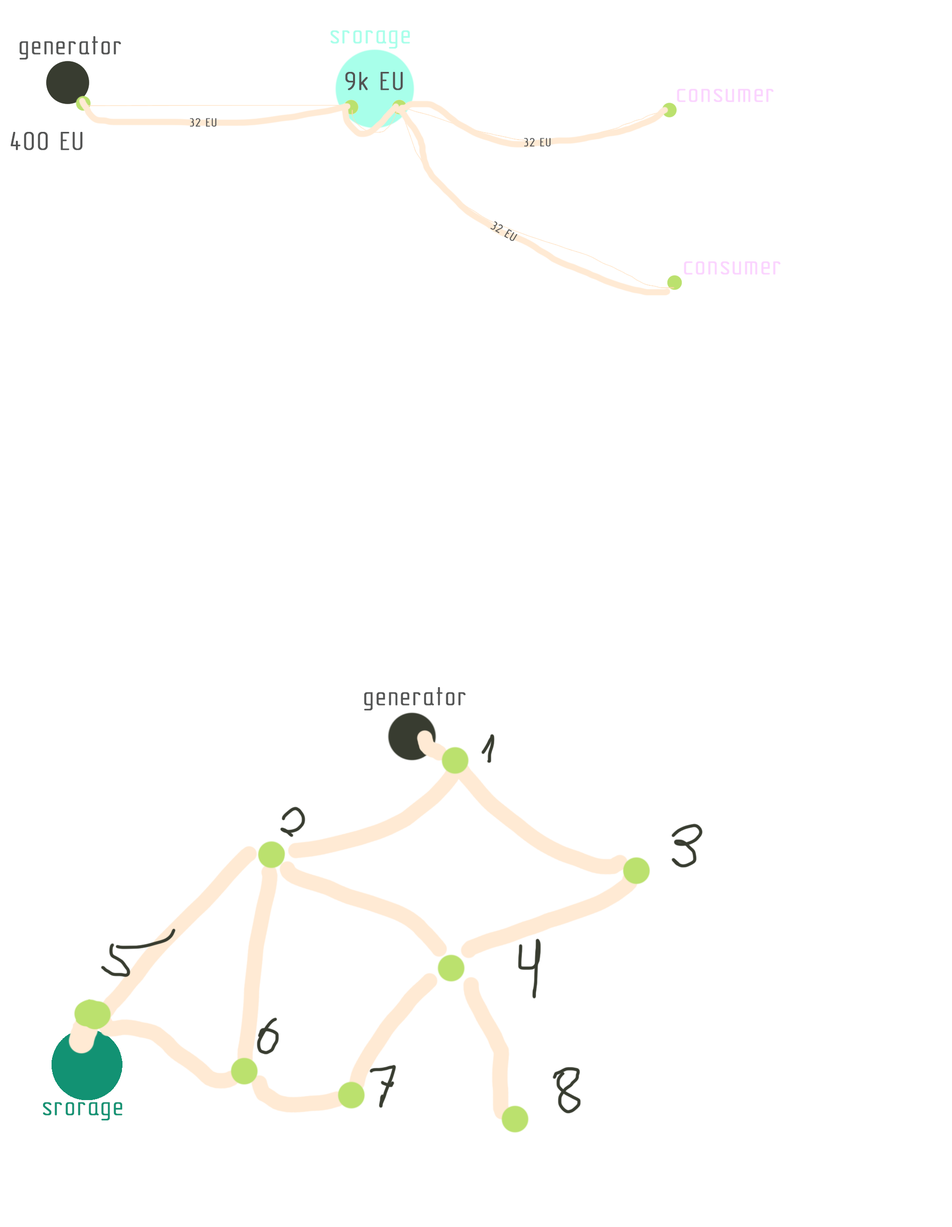
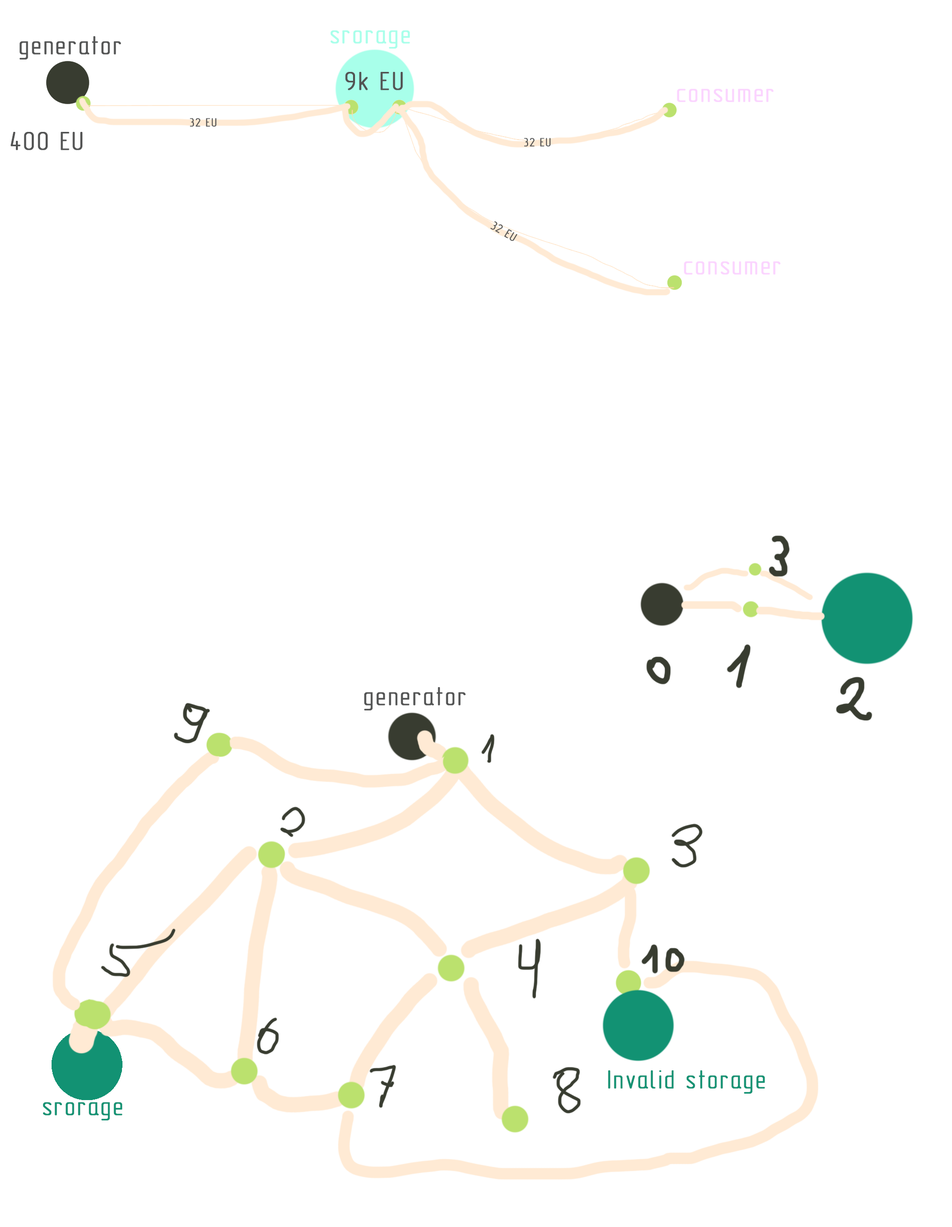
The second 952×1227 image is a revision of the first. Changes to its layers:
added layer "Invalid storage" above "Слой 3" over [607, 1070, 765, 1094]
painted on "Слой 3" over [52, 534, 914, 1062]
painted on "Слой 2" over [337, 888, 819, 1180]
